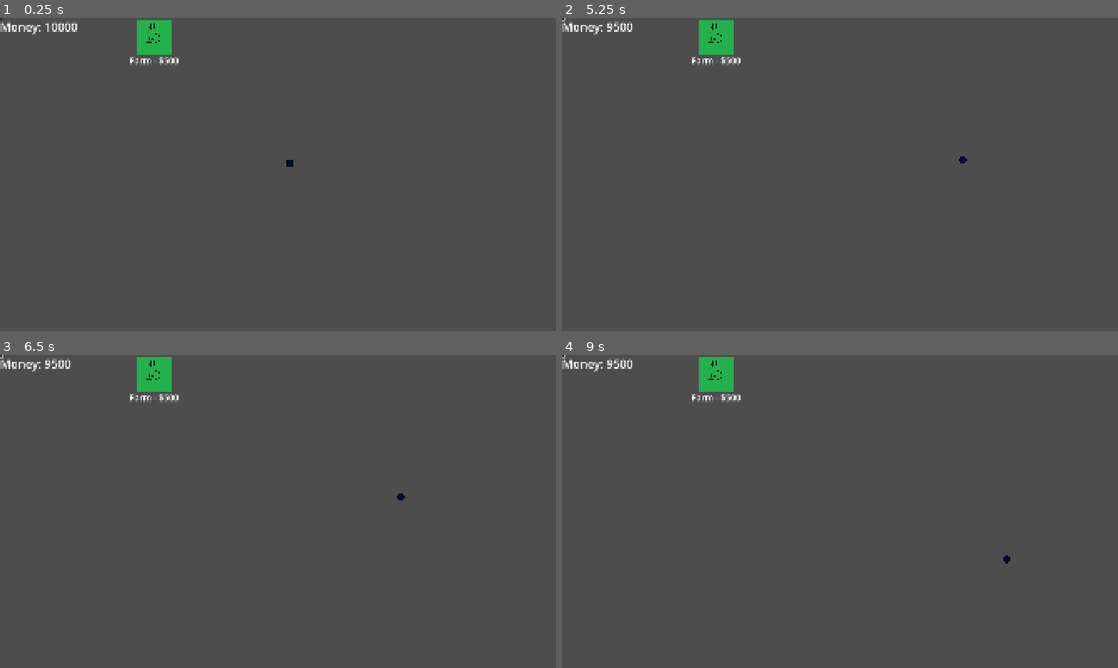
Above: before the commit, frames 1-4 (two rows, left to right).
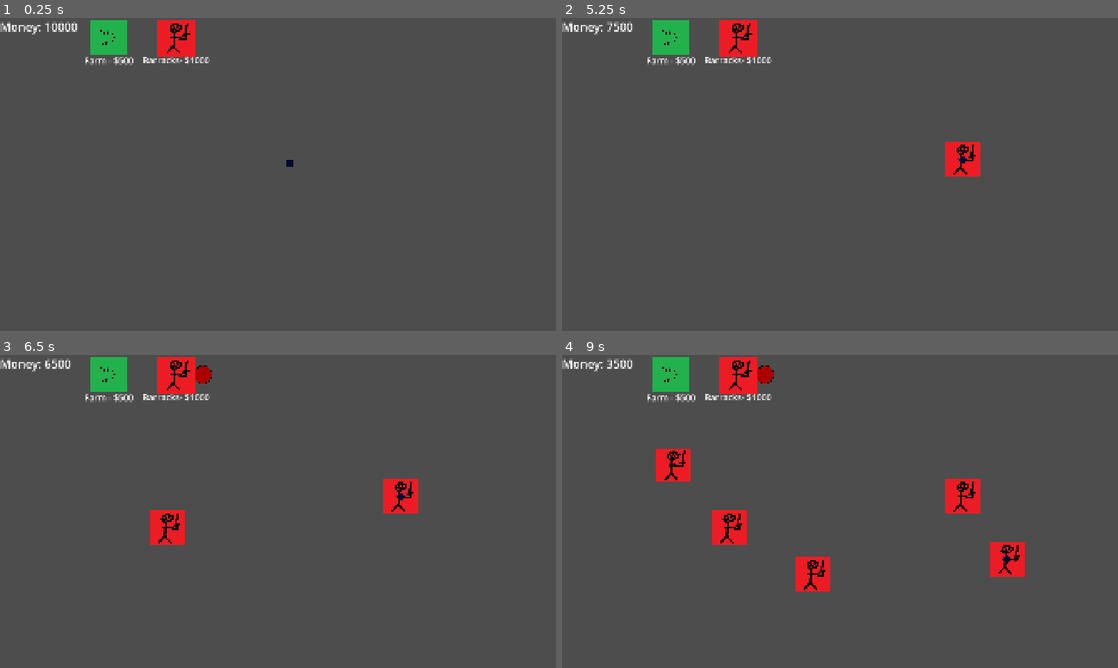
Above: after the commit, the same moments.

Repository: NathanBerglas/ROR-Testing
Game: Godot game, scene res://scenes/main.tscn
The game is run twice, just before and just after one commit, with the same random seed, the same clock (stepped at 60 frames per second) and the same inputs. Before the commit the project has no main scene; this scene is started directly in both runs.
Inputs (mouse positions are in pixels of both pictures, inside the frame that each line leads up to; where the layout moved, square brackets give the same spot in the first picture):
- Up to frame 1 (0.25 s): no input
- Up to frame 2 (5.25 s): click (667, 36) [717, 36] at 0.5 s; click (739, 36) [562, 18] at 1.25 s; click (667, 36) [717, 36] at 2 s; click (739, 36) [562, 18] at 2.75 s; click (667, 36) [717, 36] at 3.5 s; click (739, 36) [562, 18] at 4.25 s; tap Enter at 5 s; move the mouse to (962, 158) at 5.02 s; right-click (962, 158) at 5.1 s
- Up to frame 3 (6.5 s): tap Space at 5.75 s; move the mouse to (166, 527) at 5.77 s; click (166, 527) at 5.85 s
- Up to frame 4 (9 s): move the mouse to (895, 442) at 6.52 s; right-click (895, 442) at 6.6 s; tap Enter at 7.25, 8.75 s; move the mouse to (812, 574) at 7.27 s; click (812, 574) at 7.35 s; tap Space at 8 s; move the mouse to (1006, 558) at 8.02 s; right-click (1006, 558) at 8.1 s; move the mouse to (673, 464) at 8.77 s; click (673, 464) at 8.85 s

The runs differ from the first frame. In frame 1, 2.2% of the frame differs, in the area x 0-38%, y 0-16%; in frame 2, 2.9%; in frame 3, 3.8%; in frame 4, 5.8%, in the area x 0-84%, y 0-76%.

Commit message:
Added Barracks and meeple spawning. Added main scene

Diff:
--- a/project.godot
+++ b/project.godot
@@ -11,6 +11,7 @@
 [application]
 
 config/name="ROR Testing"
+run/main_scene="uid://cqyjg1x55n0jr"
 config/features=PackedStringArray("4.4", "Forward Plus")
 boot_splash/image="uid://bts1p38b5qivq"
 config/icon="res://assets/icon.svg"
--- a/scenes/Buildings/buildingControl.tscn
+++ b/scenes/Buildings/buildingControl.tscn
@@ -1,15 +1,20 @@
-[gd_scene load_steps=6 format=3 uid="uid://bujhjvi3667ko"]
+[gd_scene load_steps=9 format=3 uid="uid://bujhjvi3667ko"]
 
 [ext_resource type="Script" uid="uid://bgv44hfc0ifr3" path="res://scripts/Buildings/buildingControl.gd" id="1_kvhp6"]
 [ext_resource type="PackedScene" uid="uid://c6j2e1ddwb1ti" path="res://scenes/prefabs/moneyFarm.tscn" id="2_at16l"]
 [ext_resource type="Script" uid="uid://c4jvo5hivmdi5" path="res://scripts/Buildings/hud.gd" id="2_oj14w"]
 [ext_resource type="Texture2D" uid="uid://ct4cij7i3bsp6" path="res://assets/moneyFarm.png" id="3_f4nwg"]
+[ext_resource type="PackedScene" uid="uid://vr7ll0w6bfdx" path="res://scenes/prefabs/barracks.tscn" id="3_fbp8a"]
+[ext_resource type="Texture2D" uid="uid://dmme2pmdcs6we" path="res://assets/barracks.png" id="5_vw06n"]
 
 [sub_resource type="StyleBoxEmpty" id="StyleBoxEmpty_at16l"]
+
+[sub_resource type="StyleBoxEmpty" id="StyleBoxEmpty_fbp8a"]
 
 [node name="BuildingControl" type="Node2D"]
 script = ExtResource("1_kvhp6")
 farm_prefab = ExtResource("2_at16l")
+barracks_prefab = ExtResource("3_fbp8a")
 
 [node name="buildingHud" type="CanvasLayer" parent="."]
 script = ExtResource("2_oj14w")
@@ -21,10 +26,10 @@
 text = "Money: 1000"
 
 [node name="FarmButton" type="Button" parent="buildingHud"]
-offset_left = 467.0
-offset_top = 4.0
-offset_right = 597.0
-offset_bottom = 132.0
+offset_left = 309.0
+offset_top = 2.0
+offset_right = 439.0
+offset_bottom = 130.0
 theme_override_font_sizes/font_size = 43
 theme_override_styles/focus = SubResource("StyleBoxEmpty_at16l")
 icon = ExtResource("3_f4nwg")
@@ -33,13 +38,27 @@
 expand_icon = true
 
 [node name="FarmButtonLabel" type="Label" parent="buildingHud"]
-offset_left = 447.0
+offset_left = 291.0
 offset_top = 125.0
-offset_right = 615.0
+offset_right = 459.0
 offset_bottom = 179.0
 theme_override_font_sizes/font_size = 30
 text = "Farm - $500"
 
 [node name="BarracksButton" type="Button" parent="buildingHud"]
-offset_right = 8.0
-offset_bottom = 8.0
+offset_left = 539.0
+offset_top = 1.0
+offset_right = 674.0
+offset_bottom = 134.0
+theme_override_styles/focus = SubResource("StyleBoxEmpty_fbp8a")
+icon = ExtResource("5_vw06n")
+flat = true
+expand_icon = true
+
+[node name="BarracksButtonLabel" type="Label" parent="buildingHud"]
+offset_left = 492.0
+offset_top = 124.0
+offset_right = 722.0
+offset_bottom = 178.0
+theme_override_font_sizes/font_size = 30
+text = "Barracks- $1000"
--- /dev/null
+++ b/scenes/prefabs/barracks.tscn
@@ -0,0 +1,21 @@
+[gd_scene load_steps=4 format=3 uid="uid://vr7ll0w6bfdx"]
+
+[ext_resource type="Script" uid="uid://b8tva5qsfa7ah" path="res://scripts/Buildings/barracks.gd" id="1_dveo5"]
+[ext_resource type="Texture2D" uid="uid://dmme2pmdcs6we" path="res://assets/barracks.png" id="2_1vdwa"]
+
+[sub_resource type="RectangleShape2D" id="RectangleShape2D_f3mro"]
+size = Vector2(119, 119)
+
+[node name="Barracks" type="Node2D"]
+script = ExtResource("1_dveo5")
+
+[node name="RigidBody2D" type="RigidBody2D" parent="."]
+freeze = true
+
+[node name="CollisionShape2D" type="CollisionShape2D" parent="RigidBody2D"]
+position = Vector2(-0.5, -0.5)
+shape = SubResource("RectangleShape2D_f3mro")
+
+[node name="Sprite2D" type="Sprite2D" parent="RigidBody2D"]
+scale = Vector2(0.4, 0.4)
+texture = ExtResource("2_1vdwa")
--- a/scenes/prefabs/building.tscn
+++ b/scenes/prefabs/building.tscn
@@ -1,3 +1,6 @@
-[gd_scene format=3 uid="uid://cfqt6n66mgtax"]
+[gd_scene load_steps=2 format=3 uid="uid://cfqt6n66mgtax"]
+
+[ext_resource type="Script" uid="uid://b3ah5834p71yn" path="res://scripts/Buildings/building.gd" id="1_62lb1"]
 
 [node name="Building" type="Node2D"]
+script = ExtResource("1_62lb1")
--- a/scenes/prefabs/moneyFarm.tscn
+++ b/scenes/prefabs/moneyFarm.tscn
@@ -12,7 +12,7 @@
 [node name="RigidBody2D" type="RigidBody2D" parent="."]
 freeze = true
 
-[node name="BodyForFarm" type="CollisionShape2D" parent="RigidBody2D"]
+[node name="CollisionShape2D" type="CollisionShape2D" parent="RigidBody2D"]
 scale = Vector2(0.4, 0.4)
 shape = SubResource("RectangleShape2D_leie8")
 
--- /dev/null
+++ b/scripts/Buildings/barracks.gd
@@ -0,0 +1,29 @@
+extends Building
+@onready var shapey = $RigidBody2D/Sprite2D
+
+
+var spawnTimer = 0 #Tracking when to give troops
+
+
+
+func _ready(): #I EXIST!
+	if !self.fake:
+		print("Hi")
+
+
+func spawn(p, delta,pos): #Generates income every 10 seconds
+	if self.fake: return
+
+	spawnTimer += delta
+	if spawnTimer >= 5:
+		var instance = p.meeple_prefab.instantiate()
+
+		# Set instance's data
+		#instance.set_global_position(self.get_global_position())
+		#print("Barracks here: " + str(self.get_global_position()))
+		# Create instance
+		#print("Meeple here: " + str(instance.get_global_position()))
+		add_child(instance)
+		p.group[0].push_back(instance)
+		#print("Meeple here: " + str(instance.get_global_position()))
+		spawnTimer = 0
--- a/scripts/Buildings/building.gd
+++ b/scripts/Buildings/building.gd
@@ -6,6 +6,19 @@
 #A list of the costs of each building
 var buildingCosts = [["Barracks", 1000], ["Farm", 500]]
 
+var fake = false #Check if this is dragging or NAH
 
 
-#var target = Vector2(0,0)
+#Dont ask Jacob WTF this code is. ChatGPT wrote is
+func is_placeable() -> bool: #Only for if a body is FAKE
+
+	var space_state = get_world_2d().direct_space_state
+	var query = PhysicsShapeQueryParameters2D.new()
+
+	query.shape = $RigidBody2D/CollisionShape2D.shape
+	query.transform = $RigidBody2D/CollisionShape2D.global_transform
+	query.collide_with_areas = true
+	query.collide_with_bodies = true
+	query.exclude = [$RigidBody2D.get_rid()]
+	var result = space_state.intersect_shape(query)
+	return result.is_empty()  # True = no collision, so placeable
--- a/scripts/Buildings/buildingControl.gd
+++ b/scripts/Buildings/buildingControl.gd
@@ -1,9 +1,12 @@
 extends Node2D
 @onready var hud = $buildingHud
 @onready var farmButton = $buildingHud/FarmButton
+@onready var barracksButton = $buildingHud/BarracksButton
 @export var farm_prefab: PackedScene
+@export var barracks_prefab: PackedScene
 
-#
+
+
 #Players Money
 var money = 10000
 
@@ -14,11 +17,16 @@
 #Format is: ["Building Name", Vector(Building Pos), Building itself]
 var buildings = []
 
+var teammates = [] #list of teammates
+
 func _ready(): #Runs on start, connects buttons
 	farmButton.button_down.connect(_on_farm_button_pressed)
 	farmButton.button_up.connect(_on_farm_button_released)
 	farmButton.custom_minimum_size = Vector2(121.6,120)
 
+	barracksButton.button_down.connect(_on_barracks_button_pressed)
+	barracksButton.button_up.connect(_on_barracks_button_released)
+	barracksButton.custom_minimum_size = Vector2(121.6,120)
 
 #Start dragging the farm if has enough money
 func _on_farm_button_pressed():
@@ -55,7 +63,7 @@
 	money -= 500
 
 func _process(delta): #runs every tick
-	if buildingDraggin == "Farm": #Code actually dragging the farm around
+	if buildingDraggin != null: #Code actually dragging the farm around
 		buildings[buildings.size() - 1][2].global_position = get_global_mouse_position()
 		if !buildings[buildings.size() - 1][2].is_placeable():
 			buildings[buildings.size() - 1][2].shapey.modulate = Color(250, 0, 4) #RED
@@ -63,11 +71,45 @@
 			buildings[buildings.size() - 1][2].shapey.modulate = Color(1, 1, 1)  # Reset to white
 
 	for m in buildings: #Doing tick stuff for each building
-		if m[0] == "Farm":
+		if m[0] == "Farm" and !m[2].fake:
 			m[2].generateIncome(self, delta)
+		elif m[0] == "Barracks" and !m[2].fake:
+			m[2].spawn(self.teammates[0],delta,m[1])
 	hud.updateMoney(money) #updates money amount
 
 
 func addMoney(moneyChange): #Changing money
 	money += moneyChange
 	hud.updateMoney(money)
+
+func _on_barracks_button_pressed():
+	if money < 1000:
+		print("Ya Broke")
+		return
+	buildingDraggin = "Barracks"
+
+	#Adding the barracksto be dragged to the list of buildings
+	# hashtag-No way this will cause errors in the future
+	var instance = barracks_prefab.instantiate() #New FAKE money farm
+	instance.fake = true
+	var toAdd = ["Barracks", Vector2(0,0), instance]
+
+	instance.global_position = get_global_mouse_position()
+	add_child(instance) #Adding the instance
+
+	buildings.push_back(toAdd)
+func _on_barracks_button_released():
+
+	if buildingDraggin != "Barracks" or money < 1000:
+		buildingDraggin = null
+		return
+	buildingDraggin = null
+
+	#If not placeable, REMOVED
+	if !buildings[buildings.size() - 1][2].is_placeable():
+		buildings.pop_back()[2].queue_free()
+		return
+	buildings[buildings.size() - 1][2].fake = false
+	buildings[buildings.size() - 1][1] = get_global_mouse_position()
+	print("Barracks Placed: " + str(buildings[buildings.size() - 1][2].get_global_position()))
+	money -= 1000
--- a/scripts/Buildings/money_farm.gd
+++ b/scripts/Buildings/money_farm.gd
@@ -4,35 +4,17 @@
 
 var moneyTimer = 0 #Tracking when to give $$$
 
-var fake = false #Check if this is dragging or NAH
+
 
 func _ready(): #I EXIST!
-	if !fake: print("Farm ready to grow food!")
+	if !self.fake: print("Farm ready to grow food!")
 
 
 
 func generateIncome(p, delta): #Generates income every 10 seconds
-	if fake: return
+	if self.fake: return
 
 	moneyTimer += delta
 	if moneyTimer >= 10:
 		p.addMoney(200)
 		moneyTimer = 0
-
-
-#Dont ask Jacob WTF this code is. ChatGPT wrote is
-func is_placeable() -> bool: #Only for if a building is FAKE
-	if !fake: return false #<- cept this line
-	print("Whats up")
-	var space_state = get_world_2d().direct_space_state
-	var query = PhysicsShapeQueryParameters2D.new()
-
-	query.shape = $RigidBody2D/BodyForFarm.shape
-	query.transform = $RigidBody2D/BodyForFarm.global_transform
-	query.collide_with_areas = true
-	query.collide_with_bodies = true
-	query.exclude = [$RigidBody2D.get_rid()]
-	var result = space_state.intersect_shape(query)
-	for m in result:
-		print("Hit: ", m.collider.name)
-	return result.is_empty()  # True = no collision, so placeable
--- a/scripts/Meeples/meeple.gd
+++ b/scripts/Meeples/meeple.gd
@@ -12,7 +12,8 @@
 
 
 var min_distance = 9 # Squared
-
+func _ready():
+	print("Spawned meeple: " + str(self.get_global_position()))
 
 #var target = Vector2(0,0)
 
--- a/scripts/Meeples/meeple_control.gd
+++ b/scripts/Meeples/meeple_control.gd
@@ -5,6 +5,7 @@
 
 var group: Array[Array] = [[]]
 var group_targets: Array[Vector2] = [Vector2(1000,500)]
+var teammates = []
 
 func _process(_delta):
 	if Input.is_action_just_pressed("spawn_meeple"):
--- a/scripts/main.gd
+++ b/scripts/main.gd
@@ -2,7 +2,9 @@
 
 
 
-#func _ready() -> void:
+func _ready():
+	$MeepleControl.teammates.push_back($BuildingControl)
+	$BuildingControl.teammates.push_back($MeepleControl)
 
 func _process(_delta): #runs every
 	var x = 0
Not shown, added: scripts/Buildings/barracks.gd.uid
